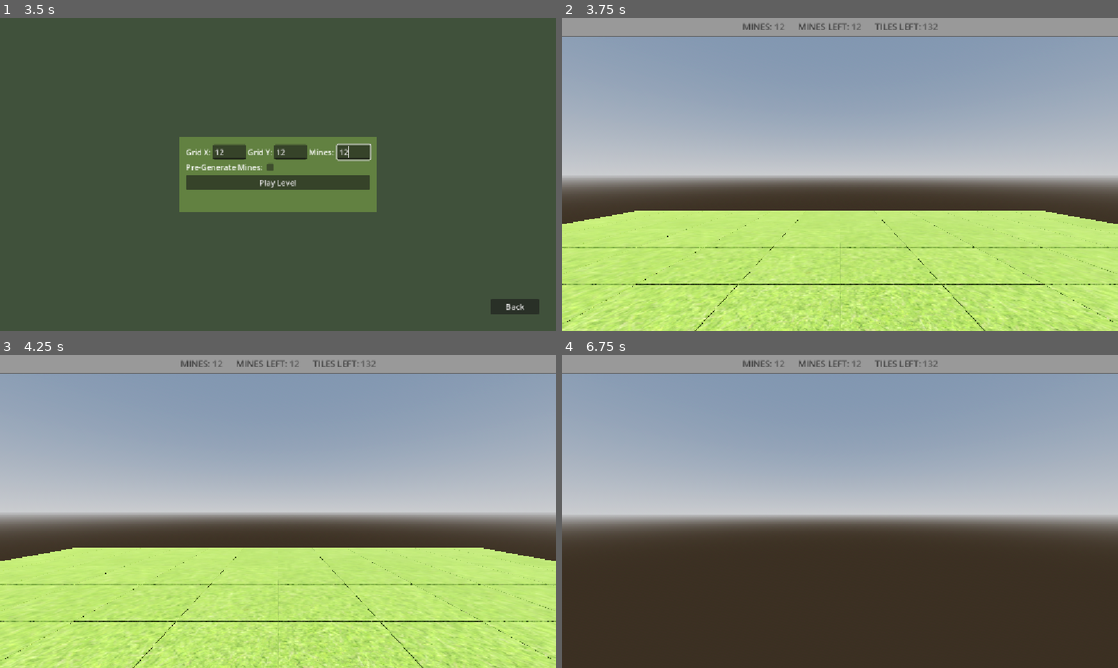
Above: before the commit, frames 1-4 (two rows, left to right).
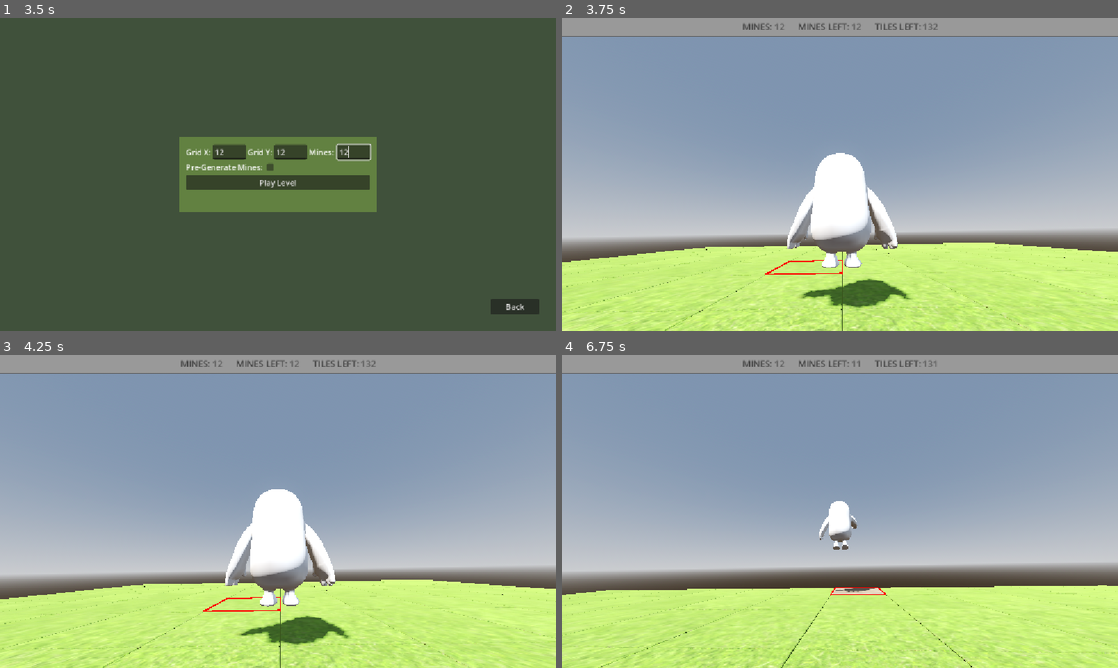
Above: after the commit, the same moments.

Repository: jaFriend/Isosweeper
Game: Godot game, scene res://scenes/main_menu.tscn
The game is run twice, just before and just after one commit, with the same random seed, the same clock (stepped at 60 frames per second) and the same inputs.
Inputs (mouse positions are in pixels of both pictures, inside the frame that each line leads up to):
- Up to frame 1 (3.5 s): click "Levels" at 0.5 s; click "Back" at 1.25 s; click "Custom Level" at 2 s; click (227, 152) at 2.77 s; type "12" at 2.85 s; click (289, 152) at 3 s; type "12" at 3.08 s; click (355, 152) at 3.23 s; type "12" at 3.32 s
- Up to frame 2 (3.75 s): click "Play Level" at 3.5 s
- Up to frame 3 (4.25 s): no input
- Up to frame 4 (6.75 s): move the mouse to (867, 511) at 4.27 s; hold W (movement_forwards) from 4.28 s (still down); right-click (867, 511) at 4.35 s; tap Space (movement_jump) at 4.52, 4.82, 5.27, 5.57, 6.05, 6.6 s; click (867, 511) at 4.55 s; move the mouse to (812, 511) at 5.02 s; click (812, 511) at 5.1 s; tap Shift (movement_sprint) at 5.3 s; move the mouse to (851, 505) at 5.77 s; hold Shift (movement_sprint) 5.78-6.53 s; click (851, 505) at 5.92 s; move the mouse to (834, 517) at 6.52 s; click (834, 517) at 6.67 s

Frame 1 is identical in both runs. In frame 2, 48% of the frame differs, in the area x 0-100%, y 28-100%; in frame 3, 48%; in frame 4, 64%, in the area x 0-100%, y 2-100%.

Commit message:
Add animations, audio, flag pop-in effect

Diff:
--- /dev/null
+++ b/character_body_3d.gd
@@ -0,0 +1,173 @@
+extends CharacterBody3D
+
+@export_group("Camera")
+@export_range(0.0, 1.0) var mouse_sensitivity := 0.2
+@export var tilt_upper_limit := PI / 8.0
+@export var tilt_lower_limit := -PI / 3.0
+
+@export_group("Zoom")
+@export var zoom_speed := 0.6
+@export var min_arm_length := 2.0
+@export var max_arm_length := 12.0
+
+@export_group("Movement")
+@export var walk_speed := 3.0
+@export var sprint_speed := 7.0
+@export var acceleration := 20.0
+
+@export_group("Jump")
+@export var jump_force := 10.0
+
+@export_group("SFX")
+@export var sfx_reveal: AudioStream
+@export var sfx_flag: AudioStream
+
+@onready var camera_pivot: Node3D             = $CameraPivot
+@onready var spring_arm: SpringArm3D          = $CameraPivot/SpringArm3D
+@onready var camera: Camera3D                 = $CameraPivot/SpringArm3D/Camera3D
+@onready var skin: FallGuySkin                = $FallguysCharacter
+@onready var footstep_player: AudioStreamPlayer3D = $FootstepPlayer
+@onready var sfx_player: AudioStreamPlayer3D      = $SFXPlayer
+
+var footstep_sounds: Array[AudioStream] = []
+var footstep_timer := 0.0
+var mouse_movement := Vector2.ZERO
+var just_jumped := false
+
+
+func _ready() -> void:
+	call_deferred("_capture_mouse")
+	GameEvents.is_mouse_captured.connect(_on_mouse_capture_changed)
+	footstep_sounds = [
+		load("res://assets/audio/Footstep Snow 01.mp3"),
+		load("res://assets/audio/Footstep Snow 02.mp3"),
+		load("res://assets/audio/Footstep Snow 03.mp3"),
+		load("res://assets/audio/Footstep Snow 04.mp3"),
+		load("res://assets/audio/Footstep Snow 05.mp3"),
+		load("res://assets/audio/Footstep Snow 06.mp3"),
+		load("res://assets/audio/Footstep Snow 07.mp3"),
+	]
+
+
+func _capture_mouse() -> void:
+	Input.mouse_mode = Input.MOUSE_MODE_CAPTURED
+
+
+func _on_mouse_capture_changed(captured: bool) -> void:
+	Input.mouse_mode = Input.MOUSE_MODE_CAPTURED if captured else Input.MOUSE_MODE_VISIBLE
+
+
+func _input(event: InputEvent) -> void:
+	if event.is_action_pressed("ui_cancel"):
+		Input.mouse_mode = Input.MOUSE_MODE_VISIBLE
+		return
+
+	if event is InputEventMouseButton and event.pressed:
+		if Input.mouse_mode != Input.MOUSE_MODE_CAPTURED:
+			Input.mouse_mode = Input.MOUSE_MODE_CAPTURED
+			return
+
+	if event is InputEventMouseButton and event.pressed:
+		if event.button_index == MOUSE_BUTTON_WHEEL_UP:
+			spring_arm.spring_length = clamp(spring_arm.spring_length - zoom_speed, min_arm_length, max_arm_length)
+		if event.button_index == MOUSE_BUTTON_WHEEL_DOWN:
+			spring_arm.spring_length = clamp(spring_arm.spring_length + zoom_speed, min_arm_length, max_arm_length)
+
+	if event is InputEventMouseMotion and Input.mouse_mode == Input.MOUSE_MODE_CAPTURED:
+		mouse_movement += event.relative * mouse_sensitivity
+
+
+func _physics_process(delta: float) -> void:
+	if skin.action_timer > 0.0:
+		var cancel_input := Input.get_vector("movement_left", "movement_right", "movement_forwards", "movement_backwards")
+		if cancel_input != Vector2.ZERO or Input.is_action_just_pressed("movement_jump"):
+			skin.action_timer = 0.0
+
+	camera_pivot.rotation.x = clamp(
+		camera_pivot.rotation.x - deg_to_rad(mouse_movement.y),
+		tilt_lower_limit,
+		tilt_upper_limit
+	)
+	camera_pivot.rotation.y -= deg_to_rad(mouse_movement.x)
+	mouse_movement = Vector2.ZERO
+
+	var raw_input := Input.get_vector("movement_left", "movement_right", "movement_forwards", "movement_backwards")
+	if skin.action_timer > 0.0:
+		raw_input = Vector2.ZERO
+
+	var forward := camera.global_transform.basis.z
+	var right := camera.global_transform.basis.x
+	var move_direction := (forward * raw_input.y + right * raw_input.x)
+	move_direction.y = 0.0
+	move_direction = move_direction.normalized()
+
+	var current_speed := sprint_speed if Input.is_action_pressed("movement_sprint") else walk_speed
+	var target_velocity := move_direction * current_speed
+	velocity.x = move_toward(velocity.x, target_velocity.x, acceleration * delta)
+	velocity.z = move_toward(velocity.z, target_velocity.z, acceleration * delta)
+
+	if not is_on_floor():
+		velocity.y -= 9.8 * delta
+	else:
+		velocity.y = 0.0
+
+	if Input.is_action_just_pressed("movement_jump") and is_on_floor():
+		velocity.y = jump_force
+		just_jumped = true
+
+	move_and_slide()
+
+	skin.update_skin(delta, move_direction, velocity, is_on_floor(), just_jumped)
+	just_jumped = false
+
+	var horizontal_speed := Vector2(velocity.x, velocity.z).length()
+	if is_on_floor() and horizontal_speed > 0.2:
+		footstep_timer -= delta
+		if footstep_timer <= 0.0:
+			footstep_timer = 0.5 if horizontal_speed < 4.0 else 0.3
+			footstep_player.stream = footstep_sounds[randi() % footstep_sounds.size()]
+			footstep_player.play()
+	else:
+		footstep_timer = 0.0
+
+	var grid_pos := _get_tile_in_front()
+	if Input.is_action_just_pressed("input_selection") and grid_pos != Vector2i(-1, -1):
+		skin.play_action_animation(skin.anim_show, 2.0)
+		if sfx_reveal:
+			sfx_player.stream = sfx_reveal
+			sfx_player.play()
+		GameEvents.player_send_mine_signal.emit(grid_pos)
+
+	if Input.is_action_just_pressed("input_second_selection") and grid_pos != Vector2i(-1, -1):
+		skin.play_action_animation(skin.anim_flag, 2.0)
+		if sfx_flag:
+			sfx_player.stream = sfx_flag
+			sfx_player.play()
+		GameEvents.player_send_flag_signal.emit(grid_pos)
+
+
+func _get_tile_in_front() -> Vector2i:
+	var space_state := get_world_3d().direct_space_state
+	var query := PhysicsRayQueryParameters3D.create(
+		global_position + Vector3(0, 1.0, 0),
+		global_position + Vector3(0, -2.0, 0)
+	)
+	query.collision_mask = 2
+	query.exclude = [self]
+	var result := space_state.intersect_ray(query)
+	if not result:
+		return Vector2i(-1, -1)
+
+	var forward := skin.global_transform.basis.z.normalized()
+	var grid_dir := Vector2i(0, 0)
+	if abs(forward.x) > abs(forward.z):
+		grid_dir = Vector2i(1, 0) if forward.x > 0 else Vector2i(-1, 0)
+	else:
+		grid_dir = Vector2i(0, 1) if forward.z > 0 else Vector2i(0, -1)
+
+	var tiles_grid_map := get_node("../TilesGridMap")
+	var map_pos: Vector3i = tiles_grid_map.local_to_map(tiles_grid_map.to_local(result.position))
+	var target := Vector3i(map_pos.x + grid_dir.x, 0, map_pos.z + grid_dir.y)
+
+	tiles_grid_map.update_selection(target)
+	return Vector2i(target.x, target.z)
--- /dev/null
+++ b/character_body_3d.tscn
@@ -0,0 +1,38 @@
+[gd_scene format=3 uid="uid://dw3b5751n55na"]
+
+[ext_resource type="Script" uid="uid://dvvbtyrwp3lb3" path="res://character_body_3d.gd" id="1_fb3t6"]
+[ext_resource type="PackedScene" uid="uid://b1gvwr3agtq53" path="res://FallguysCharacter.glb" id="1_iwpo4"]
+[ext_resource type="Script" uid="uid://edxh7n2r5tu8" path="res://fallguys_character.gd" id="3_vd578"]
+
+[sub_resource type="CapsuleShape3D" id="CapsuleShape3D_fb3t6"]
+radius = 0.49560547
+height = 1.9632874
+
+[sub_resource type="SphereShape3D" id="SphereShape3D_fb3t6"]
+
+[node name="CharacterBody3D" type="CharacterBody3D" unique_id=226237724]
+script = ExtResource("1_fb3t6")
+
+[node name="FallguysCharacter" parent="." unique_id=972401497 instance=ExtResource("1_iwpo4")]
+transform = Transform3D(100, 0, 0, 0, 100, 0, 0, 0, 100, 0, 0, 0)
+script = ExtResource("3_vd578")
+
+[node name="CollisionShape3D" type="CollisionShape3D" parent="." unique_id=481853203]
+transform = Transform3D(1, 0, 0, 0, 1, 0, 0, 0, 1, 0, 0.9796978, -0.0035077631)
+shape = SubResource("CapsuleShape3D_fb3t6")
+
+[node name="CameraPivot" type="Node3D" parent="." unique_id=1596508934]
+transform = Transform3D(0.99843526, -0.055314526, 0.008200262, 0.049179714, 0.9384048, 0.34202015, -0.026613845, -0.34108165, 0.939657, 0, 1.5, 0)
+
+[node name="SpringArm3D" type="SpringArm3D" parent="CameraPivot" unique_id=1082497028]
+transform = Transform3D(-1, 0, -8.742278e-08, 0, 1, 0, 8.742278e-08, 0, -1, 3.9502517e-08, 1.013279e-06, -0.06481919)
+shape = SubResource("SphereShape3D_fb3t6")
+spring_length = 8.0
+
+[node name="Camera3D" type="Camera3D" parent="CameraPivot/SpringArm3D" unique_id=1395611071]
+transform = Transform3D(0.99939084, -0.034899496, 0, 0.034899496, 0.99939084, 0, 0, 0, 1, 7.450581e-09, -5.9604645e-08, 3.4376378)
+fov = 88.89885
+
+[node name="FootstepPlayer" type="AudioStreamPlayer3D" parent="." unique_id=101922235]
+
+[node name="SFXPlayer" type="AudioStreamPlayer3D" parent="." unique_id=726344425]
--- /dev/null
+++ b/fallguys_character.gd
@@ -0,0 +1,197 @@
+extends Node3D
+class_name FallGuySkin
+
+@export_group("Nodes")
+@export var animation_player_path: NodePath = NodePath("AnimationPlayer")
+
+@export_group("Animation Names")
+@export var anim_idle      := "FG_Idle_A"
+@export var anim_walk      := "FG_Walk_A"
+@export var anim_run       := "FG_Run_A"
+@export var anim_jump_start  := "FG_Jump_Start_A"
+@export var anim_jump_midair := "FG_Jump_MidAir_A"
+@export var anim_land      := "FG_Landing_A"
+@export var anim_flag := "CH_Fallguy_FG_Emote_Mexwave"
+@export var anim_show := "FG_Emote_Armthrow_A"
+
+# After this many seconds standing still, play a random variant
+@export var idle_variant_every := 3.0
+# List of random idle animations to pick from
+@export var idle_variants: PackedStringArray = [
+	"FG_Idle_Qualification01_A",
+	"FG_Idle_Qualification02_A",
+	"FG_Idle_Qualification03_A"
+]
+
+@export_group("Tuning")
+@export var blend_time     := 0.12
+# If speed is below this, play idle animation
+@export var walk_threshold := 0.2
+# If speed is above this, play run animation
+@export var run_threshold  := 4.0
+# How fast the character rotates to face movement direction
+@export var turn_speed     := 10.0
+
+# Timer for when to play a random idle variant
+var variant_timer := 0.0
+var action_timer := 0.0
+var is_playing_variant := false
+var animation_player: AnimationPlayer
+var current_animation := ""
+var was_on_floor := true
+var landing_timer := 0.0
+var air_state := 0
+var jump_timer := 0.0
+
+func _ready() -> void:
+	animation_player = get_node_or_null(animation_player_path)
+
+	if animation_player == null:
+		animation_player = find_child("AnimationPlayer", true, false) as AnimationPlayer
+
+	if animation_player:
+		play_animation(anim_idle)
+
+func play_action_animation(anim_name: String, duration: float) -> void:
+	action_timer = duration
+	play_animation(anim_name)
+
+# ─────────────────────────────────────────
+# This function is called every frame from
+# the main character script. It decides
+# which animation to play based on what
+# the character is doing.
+#
+# delta       = time since last frame
+# move_dir    = direction the player is pushing
+# velocity    = actual speed and direction moving
+# on_floor    = is the character touching the ground?
+# just_jumped = did the character just press jump?
+# ─────────────────────────────────────────
+func update_skin(delta: float, move_dir: Vector3, velocity: Vector3, on_floor: bool, just_jumped: bool) -> void:
+
+	if action_timer > 0.0:
+		action_timer -= delta
+		return
+
+	if animation_player == null:
+		return
+
+	# Rotate character to face the direction it is moving
+	var flat_direction := Vector3(move_dir.x, 0.0, move_dir.z)
+	if flat_direction.length() > 0.001:
+		var target_angle := atan2(flat_direction.x, flat_direction.z)
+		rotation.y = lerp_angle(rotation.y, target_angle, turn_speed * delta)
+
+	var horizontal_speed := Vector2(velocity.x, velocity.z).length()
+
+	# ── Just pressed jump ──
+	if just_jumped:
+		air_state = 1
+		jump_timer = 0.0
+		variant_timer = 0.0
+		is_playing_variant = false
+		was_on_floor = false
+		play_animation(anim_jump_start)
+		return
+
+	# ── In the air ──
+	if not on_floor:
+		jump_timer += delta
+		# After 0.1 seconds switch to midair falling loop
+		if air_state == 1 and jump_timer > 0.1:
+			air_state = 2
+			play_animation(anim_jump_midair)
+		was_on_floor = false
+		return
+
+	# ── Just landed ──
+	if not was_on_floor:
+		was_on_floor = true
+		air_state = 0
+		jump_timer = 0.0
+		is_playing_variant = false
+		play_animation(anim_land)
+		landing_timer = 0.2
+		return
+
+	# ── Wait for landing animation to finish ──
+	if landing_timer > 0.0:
+		landing_timer -= delta
+		return
+
+	# ── On the ground ──
+	if horizontal_speed <= walk_threshold:
+
+		if is_playing_variant:
+			if animation_player.is_playing():
+				pass
+			else:
+				# Variant just finished - go back to idle and reset the full timer
+				is_playing_variant = false
+				variant_timer = 0.0
+				play_animation(anim_idle)
+		else:
+			variant_timer += delta
+			if variant_timer >= idle_variant_every:
+				# Time to play a random idle variant
+				variant_timer = 0.0
+				is_playing_variant = true
+				var random_pick := idle_variants[randi() % idle_variants.size()]
+				play_animation(random_pick)
+			else:
+				play_animation(anim_idle)
+	else:
+		# Reset timers when moving
+		variant_timer = 0.0
+		is_playing_variant = false
+		if horizontal_speed >= run_threshold:
+			play_animation(anim_run)
+		else:
+			play_animation(anim_walk)
+
+# ─────────────────────────────────────────
+# Checks if an animation exists.
+# Returns true if it does, false if not.
+# ─────────────────────────────────────────
+func has_animation(anim_name: String) -> bool:
+	return animation_player != null and anim_name != "" and animation_player.has_animation(anim_name)
+
+
+# ─────────────────────────────────────────
+# Tries to find the real animation name.
+# ─────────────────────────────────────────
+func find_animation(requested_name: String) -> String:
+	if animation_player == null or requested_name == "":
+		return ""
+
+	# Exact match found
+	if animation_player.has_animation(requested_name):
+		return requested_name
+
+	# Search for an animation that ends with the requested name
+	for anim_name in animation_player.get_animation_list():
+		if anim_name.ends_with(requested_name):
+			return anim_name
+
+	# Nothing found
+	return ""
+
+
+# ─────────────────────────────────────────
+# Plays an animation by name.
+# If the same animation is already playing -> it does nothing (no interruption).
+# ─────────────────────────────────────────
+func play_animation(requested_name: String) -> void:
+	var real_name := find_animation(requested_name)
+
+	if real_name == "":
+		push_warning('Animation not found: "%s"' % requested_name)
+		return
+
+	# Don't restart if already playing this animation
+	if real_name == current_animation and animation_player.is_playing():
+		return
+
+	current_animation = real_name
+	animation_player.play(real_name, blend_time)
--- a/scenes/level.tscn
+++ b/scenes/level.tscn
@@ -1,7 +1,6 @@
 [gd_scene format=3 uid="uid://e26n3osqq4gh"]
 
 [ext_resource type="Script" uid="uid://d1l6tnwfngyp6" path="res://scripts/level.gd" id="1_w7c3h"]
-[ext_resource type="PackedScene" uid="uid://bs72ogkvdd7d6" path="res://addons/proto_controller/proto_controller.tscn" id="2_w8frs"]
 [ext_resource type="PackedScene" uid="uid://gfgil1qpr2oo" path="res://scenes/level_ui.tscn" id="3_klq6b"]
 [ext_resource type="PackedScene" uid="uid://cygjdgyxfrwka" path="res://scenes/level_pause_menu.tscn" id="3_w8frs"]
 [ext_resource type="MeshLibrary" uid="uid://bfrx7fhioyk5f" path="res://assets/numbers.tres" id="4_mx8sn"]
@@ -9,6 +8,7 @@
 [ext_resource type="MeshLibrary" uid="uid://cp437pmff8gfa" path="res://assets/flags.tres" id="6_2r41h"]
 [ext_resource type="Script" uid="uid://dbcfkqtxw66lr" path="res://scripts/tiles_grid_map.gd" id="7_b121j"]
 [ext_resource type="MeshLibrary" uid="uid://c3cfk88a46gvc" path="res://assets/mines.tres" id="9_8c41q"]
+[ext_resource type="PackedScene" uid="uid://dw3b5751n55na" path="res://character_body_3d.tscn" id="9_olg7q"]
 
 [sub_resource type="ProceduralSkyMaterial" id="ProceduralSkyMaterial_c40o3"]
 sky_horizon_color = Color(0.66224277, 0.6717428, 0.6867428, 1)
@@ -46,11 +46,6 @@
 [node name="DirectionalLight3D" type="DirectionalLight3D" parent="." unique_id=2033883832]
 transform = Transform3D(-0.8660254, -0.43301278, 0.25, 0, 0.49999997, 0.86602545, -0.50000006, 0.75, -0.43301266, 0, 0, 0)
 shadow_enabled = true
-
-[node name="ProtoController" parent="." unique_id=1334512796 instance=ExtResource("2_w8frs")]
-transform = Transform3D(1, 0, 0, 0, 1, 0, 0, 0, 1, -0.39070785, 0.44144678, 0.29740405)
-can_sprint = true
-can_freefly = true
 
 [node name="Defeat" type="Label" parent="." unique_id=1041158382]
 visible = false
@@ -118,6 +113,19 @@
 collision_layer = 3
 
 [node name="TilesCollision" type="CollisionShape3D" parent="TilesBody" unique_id=267098020]
-transform = Transform3D(1, 0, 0, 0, 1, 0, 0, 0, 1, 2, 0, 2)
+transform = Transform3D(1, 0, 0, 0, 1, 0, 0, 0, 1, 2, 0.5068039, 2)
 shape = SubResource("BoxShape3D_2r41h")
 debug_color = Color(1.7327071e-05, 0.8094265, 0.9439877, 0.41960785)
+
+[node name="CharacterBody3D" parent="." unique_id=226237724 instance=ExtResource("9_olg7q")]
+transform = Transform3D(1, 0, 0, 0, 1, 0, 0, 0, 1, 0, -0.68383884, 0)
+mouse_sensitivity = null
+tilt_upper_limit = null
+tilt_lower_limit = null
+zoom_speed = null
+min_arm_length = null
+max_arm_length = null
+walk_speed = null
+sprint_speed = null
+acceleration = null
+jump_force = null
--- a/scripts/level.gd
+++ b/scripts/level.gd
@@ -5,7 +5,6 @@
 @onready var flags_grid_map: GridMap = $FlagsGridMap
 @onready var tiles_collision: CollisionShape3D = $TilesBody/TilesCollision
 @onready var level_pause_menu = $LevelPauseMenu
-@onready var proto_controller = $ProtoController
 @onready var level_ui = $LevelUI
 @onready var victory_label: Node = $Victory
 @onready var defeat_label: Node = $Defeat
@@ -32,6 +31,7 @@
 
 var flag_hidden: int = -1
 var flag_revealed: int
+var flag_nodes: Dictionary = {}
 
 func load_level() -> void:
 	var level_info: LevelInfo = LevelManager.get_level()
@@ -46,7 +46,7 @@
 	load_level()
 	grid_level = Grid.new(width, height, mines, pre_generate)
 	_generate_3d_grid()
-	proto_controller.position = Vector3(self.width, 1, self.height)
+	$CharacterBody3D.position = Vector3(self.width, 1, self.height)
 
 	GameEvents.player_send_mine_signal.connect(_mine_grid)
 	GameEvents.player_send_flag_signal.connect(_flag_grid)
@@ -86,13 +86,39 @@
 func _flag_cell(pos: Vector2i, flag: bool):
 	var flag_pos: Array = [0, 10, 16, 22]
 	var grid_map_pos: Vector3i = Vector3i(pos.x, 0, pos.y)
+
 	if flag:
-		self.flags_grid_map.set_cell_item(grid_map_pos, self.flag_revealed, flag_pos[grid_level.rng.randf_range(0, flag_pos.size())])
+		# CHANGED: Update mines_left UI immediately (before delay) so it feels responsive
 		self.mines_left -= 1
 		if self.mines_left >= 0:
 			level_ui.mines_left_value(self.mines_left)
+
+		# CHANGED: Delay flag appearance by 0.8s to sync with the wave animation
+		await get_tree().create_timer(0.8).timeout
+
+		# CHANGED: Spawn a real MeshInstance3D instead of setting a GridMap cell
+		var mesh_instance := MeshInstance3D.new()
+		mesh_instance.mesh = flags_grid_map.mesh_library.get_item_mesh(self.flag_revealed)
+		var local_pos := flags_grid_map.map_to_local(grid_map_pos)
+		add_child(mesh_instance)
+		mesh_instance.global_position = flags_grid_map.to_global(local_pos)
+		mesh_instance.scale = Vector3.ZERO
+
+		# CHANGED: Store the node so we can remove it when unflagging
+		flag_nodes[pos] = mesh_instance
+
+		# CHANGED: Tween scale from 0 to full size with elastic bounce feel
+		var tween := create_tween()
+		tween.tween_property(mesh_instance, "scale", Vector3.ONE, 1.5) \
+			.set_trans(Tween.TRANS_ELASTIC) \
+			.set_ease(Tween.EASE_OUT)
+
 	else:
-		self.flags_grid_map.set_cell_item(grid_map_pos, self.flag_hidden, 0)
+		# CHANGED: Remove the spawned MeshInstance3D instead of clearing a GridMap cell
+		if pos in flag_nodes:
+			flag_nodes[pos].queue_free()
+			flag_nodes.erase(pos)
+
 		self.mines_left += 1
 		if self.mines_left >= 0:
 			level_ui.mines_left_value(self.mines_left)
Binary file added: FallguysCharacter.glb
Not shown, added: FallguysCharacter.glb.import
Not shown, added: assets/audio/Footstep Snow 01.mp3.import
Not shown, added: assets/audio/Footstep Snow 02.mp3.import
Not shown, added: assets/audio/Footstep Snow 03.mp3.import
Not shown, added: assets/audio/Footstep Snow 04.mp3.import
Not shown, added: assets/audio/Footstep Snow 05.mp3.import
Not shown, added: assets/audio/Footstep Snow 06.mp3.import
Not shown, added: assets/audio/Footstep Snow 07.mp3.import
Not shown, added: character_body_3d.gd.uid
Not shown, added: fallguys_character.gd.uid
Not shown, added: assets/audio/Footstep Snow 01.mp3
(and 6 more such lines)
